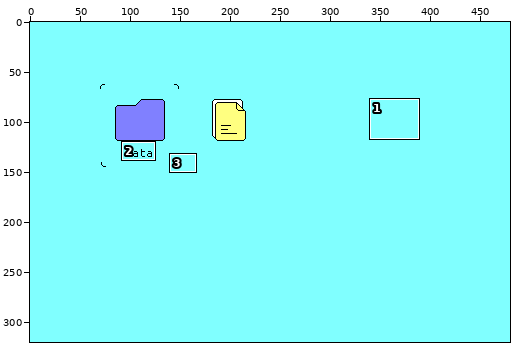
Two states of a pixel-art file, art/browser.ase. Above, an overview of the earlier version with the close-up marked.
Close-up. The starting point:
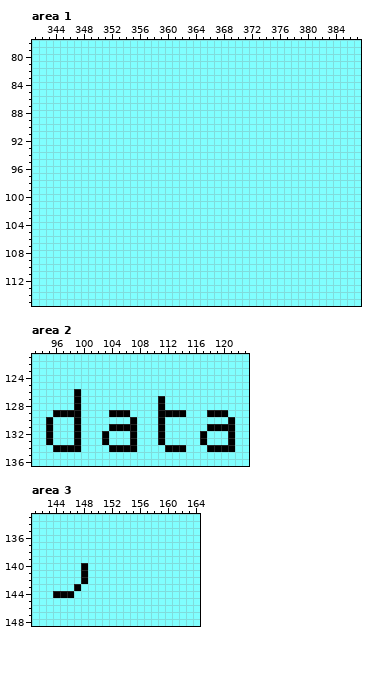
480x320 pixels, 1 frame. Shown: area 1: x 341..387, y 78..115; area 2: x 93..123, y 121..136; area 3: x 141..164, y 133..148. The commit also changed other parts of the picture, which this record leaves out.
After the commit:
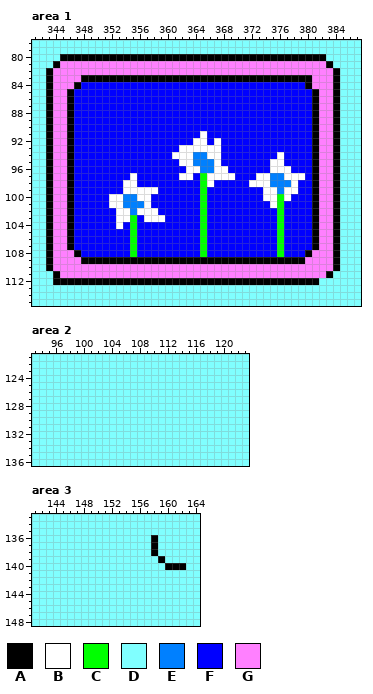
Palette (. is transparent): A #000000  B #ffffff  C #00ff00  D #80ffff  E #0080ff  F #0000ff  G #ff80ff
From old to new:
--- area 1, layer "icons"
@@ x 341..387 @@
  79 DDDDDDDDDDDDDDDDDDDDDDDDDDDDDDDDDDDDDDDDDDDDDDD
- 80 DDDDDDDDDDDDDDDDDDDDDDDDDDDDDDDDDDDDDDDDDDDDDDD
- 81 DDDDDDDDDDDDDDDDDDDDDDDDDDDDDDDDDDDDDDDDDDDDDDD
- 82 DDDDDDDDDDDDDDDDDDDDDDDDDDDDDDDDDDDDDDDDDDDDDDD
- 83 DDDDDDDDDDDDDDDDDDDDDDDDDDDDDDDDDDDDDDDDDDDDDDD
- 84 DDDDDDDDDDDDDDDDDDDDDDDDDDDDDDDDDDDDDDDDDDDDDDD
- 85 DDDDDDDDDDDDDDDDDDDDDDDDDDDDDDDDDDDDDDDDDDDDDDD
- 86 DDDDDDDDDDDDDDDDDDDDDDDDDDDDDDDDDDDDDDDDDDDDDDD
- 87 DDDDDDDDDDDDDDDDDDDDDDDDDDDDDDDDDDDDDDDDDDDDDDD
- 88 DDDDDDDDDDDDDDDDDDDDDDDDDDDDDDDDDDDDDDDDDDDDDDD
- 89 DDDDDDDDDDDDDDDDDDDDDDDDDDDDDDDDDDDDDDDDDDDDDDD
- 90 DDDDDDDDDDDDDDDDDDDDDDDDDDDDDDDDDDDDDDDDDDDDDDD
- 91 DDDDDDDDDDDDDDDDDDDDDDDDDDDDDDDDDDDDDDDDDDDDDDD
- 92 DDDDDDDDDDDDDDDDDDDDDDDDDDDDDDDDDDDDDDDDDDDDDDD
- 93 DDDDDDDDDDDDDDDDDDDDDDDDDDDDDDDDDDDDDDDDDDDDDDD
- 94 DDDDDDDDDDDDDDDDDDDDDDDDDDDDDDDDDDDDDDDDDDDDDDD
- 95 DDDDDDDDDDDDDDDDDDDDDDDDDDDDDDDDDDDDDDDDDDDDDDD
- 96 DDDDDDDDDDDDDDDDDDDDDDDDDDDDDDDDDDDDDDDDDDDDDDD
- 97 DDDDDDDDDDDDDDDDDDDDDDDDDDDDDDDDDDDDDDDDDDDDDDD
- 98 DDDDDDDDDDDDDDDDDDDDDDDDDDDDDDDDDDDDDDDDDDDDDDD
- 99 DDDDDDDDDDDDDDDDDDDDDDDDDDDDDDDDDDDDDDDDDDDDDDD
-100 DDDDDDDDDDDDDDDDDDDDDDDDDDDDDDDDDDDDDDDDDDDDDDD
-101 DDDDDDDDDDDDDDDDDDDDDDDDDDDDDDDDDDDDDDDDDDDDDDD
-102 DDDDDDDDDDDDDDDDDDDDDDDDDDDDDDDDDDDDDDDDDDDDDDD
-103 DDDDDDDDDDDDDDDDDDDDDDDDDDDDDDDDDDDDDDDDDDDDDDD
-104 DDDDDDDDDDDDDDDDDDDDDDDDDDDDDDDDDDDDDDDDDDDDDDD
-105 DDDDDDDDDDDDDDDDDDDDDDDDDDDDDDDDDDDDDDDDDDDDDDD
-106 DDDDDDDDDDDDDDDDDDDDDDDDDDDDDDDDDDDDDDDDDDDDDDD
-107 DDDDDDDDDDDDDDDDDDDDDDDDDDDDDDDDDDDDDDDDDDDDDDD
-108 DDDDDDDDDDDDDDDDDDDDDDDDDDDDDDDDDDDDDDDDDDDDDDD
-109 DDDDDDDDDDDDDDDDDDDDDDDDDDDDDDDDDDDDDDDDDDDDDDD
-110 DDDDDDDDDDDDDDDDDDDDDDDDDDDDDDDDDDDDDDDDDDDDDDD
-111 DDDDDDDDDDDDDDDDDDDDDDDDDDDDDDDDDDDDDDDDDDDDDDD
-112 DDDDDDDDDDDDDDDDDDDDDDDDDDDDDDDDDDDDDDDDDDDDDDD
+ 80 DDDDAAAAAAAAAAAAAAAAAAAAAAAAAAAAAAAAAAAAAADDDDD
+ 81 DDDAGGGGGGGGGGGGGGGGGGGGGGGGGGGGGGGGGGGGGGADDDD
+ 82 DDAGGGGGGGGGGGGGGGGGGGGGGGGGGGGGGGGGGGGGGGGADDD
+ 83 DDAGGGGAAAAAAAAAAAAAAAAAAAAAAAAAAAAAAAAAGGGADDD
+ 84 DDAGGGAFFFFFFFFFFFFFFFFFFFFFFFFFFFFFFFFAGGGADDD
+ 85 DDAGGAFFFFFFFFFFFFFFFFFFFFFFFFFFFFFFFFFFAGGADDD
+ 86 DDAGGAFFFFFFFFFFFFFFFFFFFFFFFFFFFFFFFFFFAGGADDD
+ 87 DDAGGAFFFFFFFFFFFFFFFFFFFFFFFFFFFFFFFFFFAGGADDD
+ 88 DDAGGAFFFFFFFFFFFFFFFFFFFFFFFFFFFFFFFFFFAGGADDD
+ 89 DDAGGAFFFFFFFFFFFFFFFFFFFFFFFFFFFFFFFFFFAGGADDD
+ 90 DDAGGAFFFFFFFFFFFFFFFFFFFFFFFFFFFFFFFFFFAGGADDD
+ 91 DDAGGAFFFFFFFFFFFFFFFFFFBFFFFFFFFFFFFFFFAGGADDD
+ 92 DDAGGAFFFFFFFFFFFFFFFFFBBFBFFFFFFFFFFFFFAGGADDD
+ 93 DDAGGAFFFFFFFFFFFFFFFBBBBBBFFFFFFFFFFFFFAGGADDD
+ 94 DDAGGAFFFFFFFFFFFFFFBBBEEBBFFFFFFFFBFFFFAGGADDD
+ 95 DDAGGAFFFFFFFFFFFFFFFBBEEEBFFFFFFFBBFFFFAGGADDD
+ 96 DDAGGAFFFFFFFFFFFFFFFFBBEEBBFFFFFFBBBFFFAGGADDD
+ 97 DDAGGAFFFFFFFFBFFFFFFBBFCBBBBFFFBBEEBBBFAGGADDD
+ 98 DDAGGAFFFFFFFBBFFFFFFFFFCBFFFFFBBBEEEBFFAGGADDD
+ 99 DDAGGAFFFFFFFBBBBBFFFFFFCFFFFFFFFBBEBBFFAGGADDD
+100 DDAGGAFFFFFBBEEBBFFFFFFFCFFFFFFFFBBCBFFFAGGADDD
+101 DDAGGAFFFFFBBEEEBFFFFFFFCFFFFFFFFFBCFFFFAGGADDD
+102 DDAGGAFFFFFFBBEBBBFFFFFFCFFFFFFFFFFCFFFFAGGADDD
+103 DDAGGAFFFFFFBBCFBBBFFFFFCFFFFFFFFFFCFFFFAGGADDD
+104 DDAGGAFFFFFFBFCFFFFFFFFFCFFFFFFFFFFCFFFFAGGADDD
+105 DDAGGAFFFFFFFFCFFFFFFFFFCFFFFFFFFFFCFFFFAGGADDD
+106 DDAGGAFFFFFFFFCFFFFFFFFFCFFFFFFFFFFCFFFFAGGADDD
+107 DDAGGAFFFFFFFFCFFFFFFFFFCFFFFFFFFFFCFFFFAGGADDD
+108 DDAGGGAFFFFFFFCFFFFFFFFFCFFFFFFFFFFCFFFAGGGADDD
+109 DDAGGGGAAAAAAAAAAAAAAAAAAAAAAAAAAAAAAAAGGGGADDD
+110 DDAGGGGGGGGGGGGGGGGGGGGGGGGGGGGGGGGGGGGGGGGADDD
+111 DDDAGGGGGGGGGGGGGGGGGGGGGGGGGGGGGGGGGGGGGGADDDD
+112 DDDAAAAAAAAAAAAAAAAAAAAAAAAAAAAAAAAAAAAAADDDDDD
 113 DDDDDDDDDDDDDDDDDDDDDDDDDDDDDDDDDDDDDDDDDDDDDDD
--- area 2, layer "icons"
@@ x 93..123 @@
 125 DDDDDDDDDDDDDDDDDDDDDDDDDDDDDDD
-126 DDDDDDADDDDDDDDDDDDDDDDDDDDDDDD
-127 DDDDDDADDDDDDDDDDDADDDDDDDDDDDD
-128 DDDDDDADDDDDDDDDDDADDDDDDDDDDDD
-129 DDDAAAADDDDAAADDDDAAAADDDAAADDD
-130 DDADDDADDDDDDDADDDADDDDDDDDDADD
-131 DDADDDADDDDAAAADDDADDDDDDAAAADD
-132 DDADDDADDDADDDADDDADDDDDADDDADD
-133 DDADDDADDDADDDADDDADDDDDADDDADD
-134 DDDAAAADDDDAAAADDDDAAADDDAAAADD
+126 DDDDDDDDDDDDDDDDDDDDDDDDDDDDDDD
+127 DDDDDDDDDDDDDDDDDDDDDDDDDDDDDDD
+128 DDDDDDDDDDDDDDDDDDDDDDDDDDDDDDD
+129 DDDDDDDDDDDDDDDDDDDDDDDDDDDDDDD
+130 DDDDDDDDDDDDDDDDDDDDDDDDDDDDDDD
+131 DDDDDDDDDDDDDDDDDDDDDDDDDDDDDDD
+132 DDDDDDDDDDDDDDDDDDDDDDDDDDDDDDD
+133 DDDDDDDDDDDDDDDDDDDDDDDDDDDDDDD
+134 DDDDDDDDDDDDDDDDDDDDDDDDDDDDDDD
 135 DDDDDDDDDDDDDDDDDDDDDDDDDDDDDDD
--- area 3, layer "selec"
@@ x 141..164 @@
 135 DDDDDDDDDDDDDDDDDDDDDDDD
-136 DDDDDDDDDDDDDDDDDDDDDDDD
-137 DDDDDDDDDDDDDDDDDDDDDDDD
-138 DDDDDDDDDDDDDDDDDDDDDDDD
-139 DDDDDDDDDDDDDDDDDDDDDDDD
-140 DDDDDDDADDDDDDDDDDDDDDDD
-141 DDDDDDDADDDDDDDDDDDDDDDD
-142 DDDDDDDADDDDDDDDDDDDDDDD
-143 DDDDDDADDDDDDDDDDDDDDDDD
-144 DDDAAADDDDDDDDDDDDDDDDDD
+136 DDDDDDDDDDDDDDDDDADDDDDD
+137 DDDDDDDDDDDDDDDDDADDDDDD
+138 DDDDDDDDDDDDDDDDDADDDDDD
+139 DDDDDDDDDDDDDDDDDDADDDDD
+140 DDDDDDDDDDDDDDDDDDDAAADD
+141 DDDDDDDDDDDDDDDDDDDDDDDD
+142 DDDDDDDDDDDDDDDDDDDDDDDD
+143 DDDDDDDDDDDDDDDDDDDDDDDD
+144 DDDDDDDDDDDDDDDDDDDDDDDD
 145 DDDDDDDDDDDDDDDDDDDDDDDD
Where, in picture pixels (left, top, right, bottom), the same in both close-ups:
changed: (46, 54, 340, 285)
changed: (46, 389, 137, 452)
changed: (158, 396, 235, 452)
changed: (151, 535, 186, 570)
changed: (53, 563, 88, 598)
